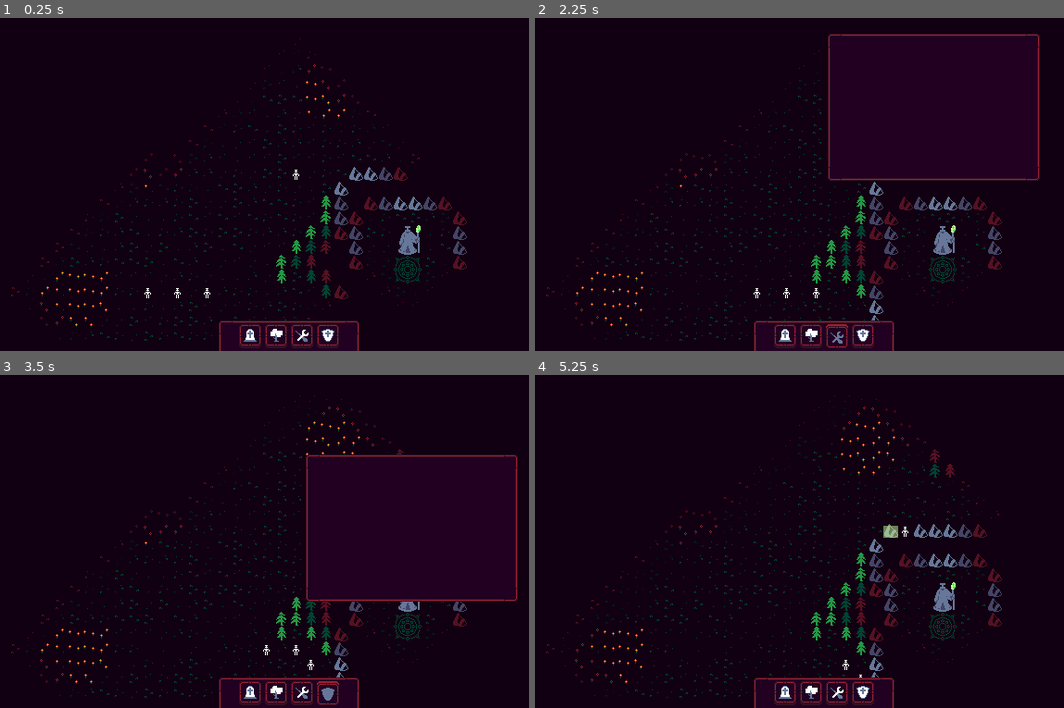
Above: before the commit, frames 1-4 (two rows, left to right).
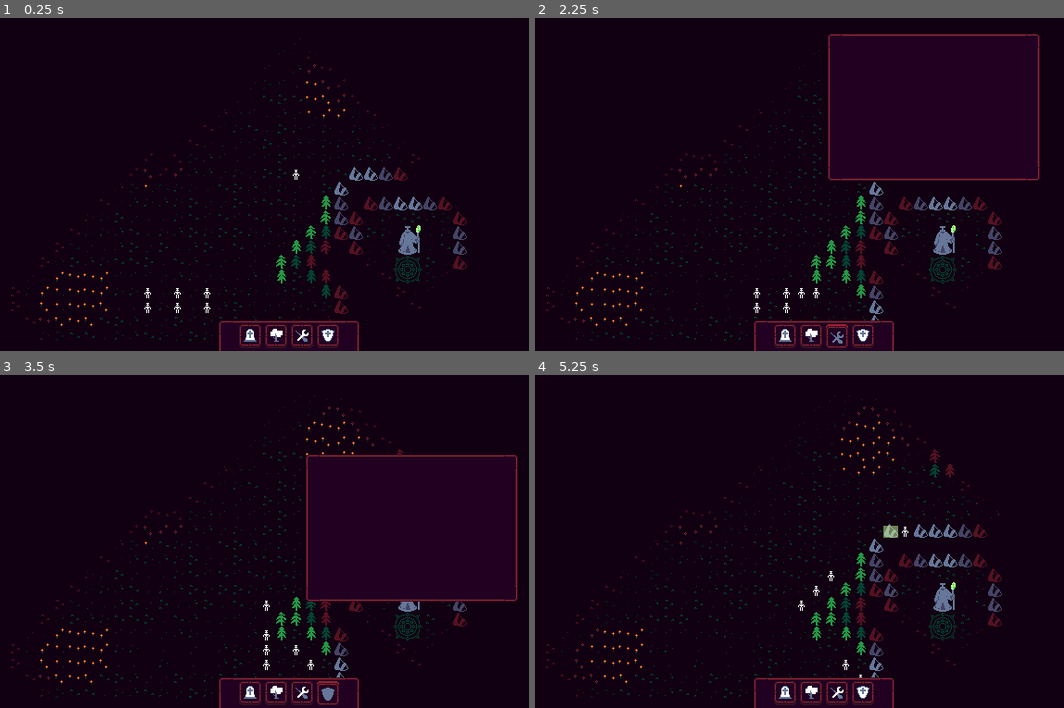
Above: after the commit, the same moments.

Repository: danielday-dev/LudemDare55
Game: Godot game, scene res://Scenes/Main.tscn
The game is run twice, just before and just after one commit, with the same random seed, the same clock (stepped at 60 frames per second) and the same inputs.
Inputs (mouse positions are in pixels of both pictures, inside the frame that each line leads up to):
- Up to frame 1 (0.25 s): no input
- Up to frame 2 (2.25 s): click (783, 344) at 0.5 s; click (810, 344) at 1.25 s; click (836, 344) at 2 s
- Up to frame 3 (3.5 s): click (327, 701) at 2.75 s
- Up to frame 4 (5.25 s): move the mouse to (952, 524) at 3.52 s; hold Right (ui_right) 3.53-4.25 s; click (952, 524) at 3.67 s; drag from (704, 558) to (794, 608) at 4.27 s; tap Enter at 5 s; move the mouse to (884, 468) at 5.02 s; hold Right (ui_right) from 5.03 s (still down)

The runs differ from the first frame. In frame 1, 0.4% of the frame differs, in the area x 2-80%, y 66-97%; in frame 2, 0.4%; in frame 3, 0.3%; in frame 4, 0.4%.

Commit message:
Skeleton crowding added.

Diff:
--- a/Resources/Resources/EntityConfig.gd
+++ b/Resources/Resources/EntityConfig.gd
@@ -10,12 +10,12 @@
 static func getEntityConfigID(tileID : int) -> EntityConfigID:
 	match (tileID):
 		2: return EntityConfigID._Skeleton;
-		6: return EntityConfigID._Cat;
-		10: return EntityConfigID._Dog;
-		14: return EntityConfigID._Bat;
+		7: return EntityConfigID._Cat;
+		12: return EntityConfigID._Dog;
+		17: return EntityConfigID._Bat;
 
-		0, 1, 4, 5: return EntityConfigID._Player;
-		8, 9, 12, 13: return EntityConfigID._SummonCircle;
+		0, 1, 5, 6: return EntityConfigID._Player;
+		10, 11, 15, 16: return EntityConfigID._SummonCircle;
 
 	return EntityConfigID._None;
 
--- a/Resources/Tilesets/Environment.tres
+++ b/Resources/Tilesets/Environment.tres
@@ -21,6 +21,10 @@
 1:3/0 = 0
 2:3/0 = 0
 3:3/0 = 0
+4:0/0 = 0
+4:1/0 = 0
+4:2/0 = 0
+4:3/0 = 0
 
 [sub_resource type="TileSetAtlasSource" id="TileSetAtlasSource_gly0j"]
 texture = ExtResource("1_2mwiy")
--- a/Scenes/Main.tscn
+++ b/Scenes/Main.tscn
@@ -36,7 +36,7 @@
 tile_set = ExtResource("1_fihl1")
 format = 2
 layer_0/name = "Environment"
-layer_0/tile_data = PackedInt32Array(0, 1, 0, 1, 1, 0, 2, 1, …(10406 unchanged characters)… 589825, 0, 1179658, 131072, 0, 1245194, 589825, 0, 1310730, 589825, 0, 1376266, 589825, 0, 1376267, 589825, 0, 1310731, 589825, 0, 1245195, 589825, 0, 1179659, 589825, 0, 1114123, 589825, 0, 1048587, 589825, 0, 983051, 589825, 0, 1179660, 131072, 0, 1245196, 589825, 0, 1310732, 589825, 0, 1376268, 589825, 0, 1376269, 589825, 0, 1310733, 589825, 0, 1245197, 589825, 0, 1179661, 589825, 0, 1179662, 131072, 0, 1245198, 589825, 0, 1310734, 589825, 0, 1376270, 589825 …(5726 unchanged characters)…
+layer_0/tile_data = PackedInt32Array(0, 1, 0, 1, 1, 0, 2, 1, …(10406 unchanged characters)… 589825, 0, 1179658, 131072, 0, 1245194, 131072, 0, 1310730, 589825, 0, 1376266, 589825, 0, 1376267, 589825, 0, 1310731, 589825, 0, 1245195, 589825, 0, 1179659, 589825, 0, 1114123, 589825, 0, 1048587, 589825, 0, 983051, 589825, 0, 1179660, 131072, 0, 1245196, 131072, 0, 1310732, 589825, 0, 1376268, 589825, 0, 1376269, 589825, 0, 1310733, 589825, 0, 1245197, 589825, 0, 1179661, 589825, 0, 1179662, 131072, 0, 1245198, 131072, 0, 1310734, 589825, 0, 1376270, 589825 …(5726 unchanged characters)…
 script = ExtResource("2_p8p2k")
 
 [node name="CanvasLayer" type="CanvasLayer" parent="."]
--- a/Scripts/Environment.gd
+++ b/Scripts/Environment.gd
@@ -204,7 +204,12 @@
 	# Place entities.
 	for e : EntityInfo in entities:
 		if (!e.visible): continue;
-		set_cell(0, Vector2i(e.position.x, e.position.y), entitySource, Vector2i(e.entityID % 4, e.entityID / 4));
+
+		# Handle mutliple skeletons on one spot.
+		if (get_cell_source_id(0, e.position) == entitySource):
+			set_cell(0, Vector2i(e.position.x, e.position.y), entitySource, Vector2i(get_cell_atlas_coords(0, e.position).x + 1, e.entityID / 4));
+		else:
+			set_cell(0, Vector2i(e.position.x, e.position.y), entitySource, Vector2i(e.entityID % 4, e.entityID / 4));
 
 func getTile(pos : Vector2i) -> TileConfig.TileConfigID:
 	# Check if in bounds.
Binary file changed: Resources/Textures/Entities.png
Not shown, changed: Resources/Textures/Entities.png.import
Not shown: 1 places in Resources/Tilesets/Environment.tres that only renumber resources
